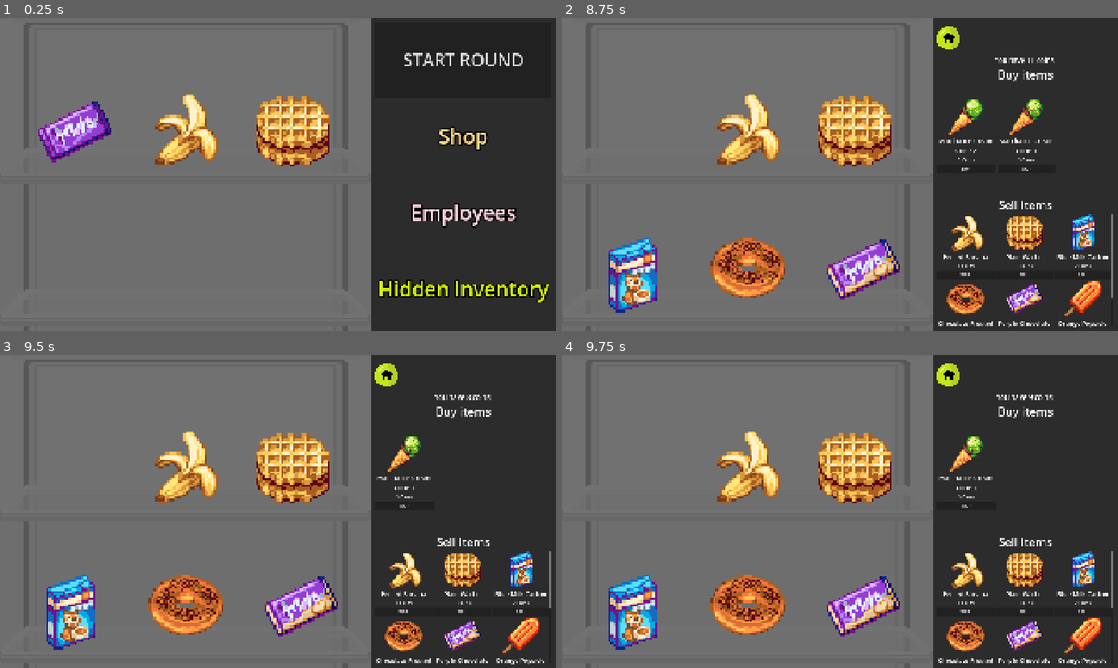
Above: before the commit, frames 1-4 (two rows, left to right).
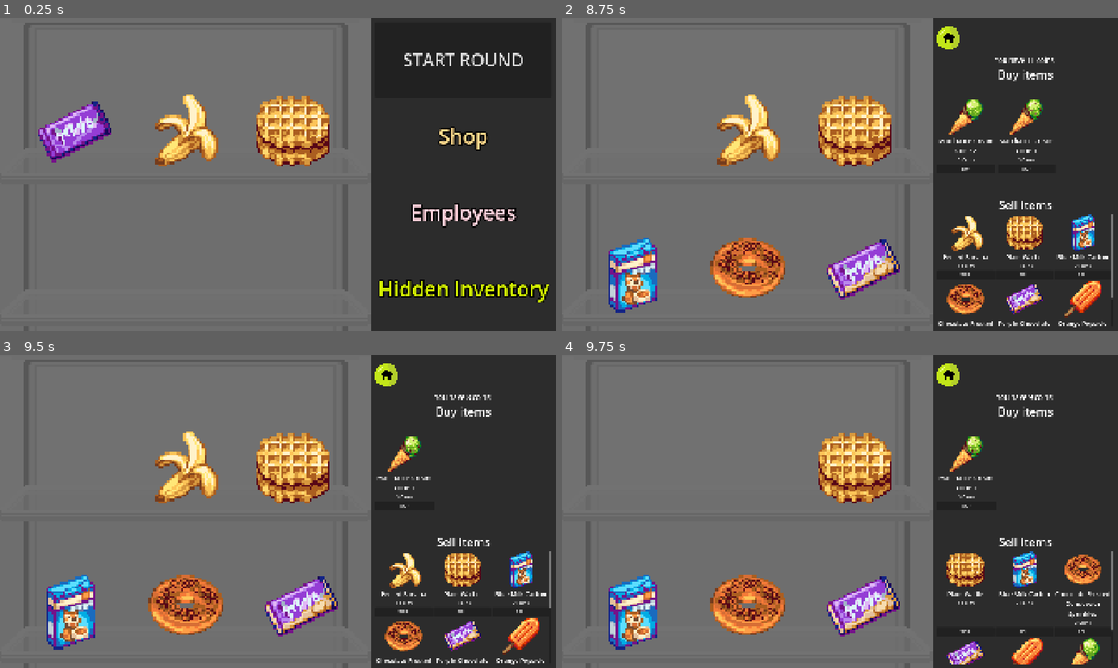
Above: after the commit, the same moments.

Repository: terebigeemu/usydjam
Game: Godot game, scene res://scenes/fridge.tscn
Two runs of this game, one before a commit and one after it. Both use one fixed random seed, a clock stepped at 60 frames per second and the inputs below.
Inputs (mouse positions are in pixels of both pictures, inside the frame that each line leads up to):
- Up to frame 1 (0.25 s): no input
- Up to frame 2 (8.75 s): click "START ROUND" at 0.5 s; click "START ROUND" at 1.25 s; click "Shop" at 2 s; click (951, 36) at 2.75 s; click "Employees" at 3.5 s; click (951, 39) at 4.25 s; click "Hidden Inventory" at 5 s; click (951, 39) at 5.75 s; click "Shop" at 6.5 s; click "BUY" at 7.25 s; click "SELL" at 8 s
- Up to frame 3 (9.5 s): click "BUY" at 8.75 s
- Up to frame 4 (9.75 s): click "SELL" at 9.5 s

Frames 1-3 are identical in both runs. In frame 4, 5.8% of the frame differs, in the area x 27-100%, y 24-99%.

Commit message:
fix shop sell

Diff:
--- a/scripts/fridge.gd
+++ b/scripts/fridge.gd
@@ -347,7 +347,7 @@
 # extra_arg_0 = cell_id
 # extra_arg_1 = index in array + 1 for normal cells, index in array + 100 for stash
 
-# i promise this is just as hellish as it looks particularly with all the redundant conditions becuz i don't have time to figure out which one matters or not
+# i promise this is just as hellish as it looks, particularly with all the redundant conditions becuz i don't have time to figure out which one matters or not
 func _on_cell_input_event(viewport: Node, event: InputEvent, shape_idx: int, extra_arg_0: NodePath, extra_arg_1: int) -> void:
 	if event is InputEventMouseButton and event.pressed:
 		if event.button_index == MOUSE_BUTTON_LEFT and enable_stash_edits == true and swap_in_progress == false:
@@ -395,6 +395,7 @@
 
 	if turn_count % 2 != 0:
 		shake_timer.start()
+		Globals.refresh_buy_shop.emit()
 	else:
 		fridge_sprite.frame = CLOSED
 
--- a/scripts/globals.gd
+++ b/scripts/globals.gd
@@ -35,6 +35,7 @@
 signal action_sale_in_inventory(id, cost, combined_inventory_index)
 signal remove_item_from_shop(store_array_index)
 signal refresh_sell_shop
+signal refresh_buy_shop
 
 # grab attributes from foods and spit them out as separate values
 
--- a/scripts/shop_page.gd
+++ b/scripts/shop_page.gd
@@ -22,6 +22,7 @@
 func _ready():
 	Globals.remove_item_from_shop.connect(_on_remove_item_from_shop)
 	Globals.refresh_sell_shop.connect(_on_refresh_sell_shop)
+	Globals.refresh_buy_shop.connect(_on_refresh_buy_shop)
 
 	await get_tree().create_timer(1).timeout
 
@@ -120,11 +121,14 @@
 			new_slot.setup(chosen_item, n_i)
 			print(str(chosen_item) + str(n_i))
 
-			n_i += 1
+		n_i += 1
 
 
 func _on_refresh_sell_shop() -> void:
 	load_sellable_items()
+
+func _on_refresh_buy_shop() -> void:
+	roll_new_shop_items()
 
 func _on_remove_item_from_shop(store_array_index: int) -> void:
 	print("called _on_remove_item_from_shop with store_array_index " + str(store_array_index))
